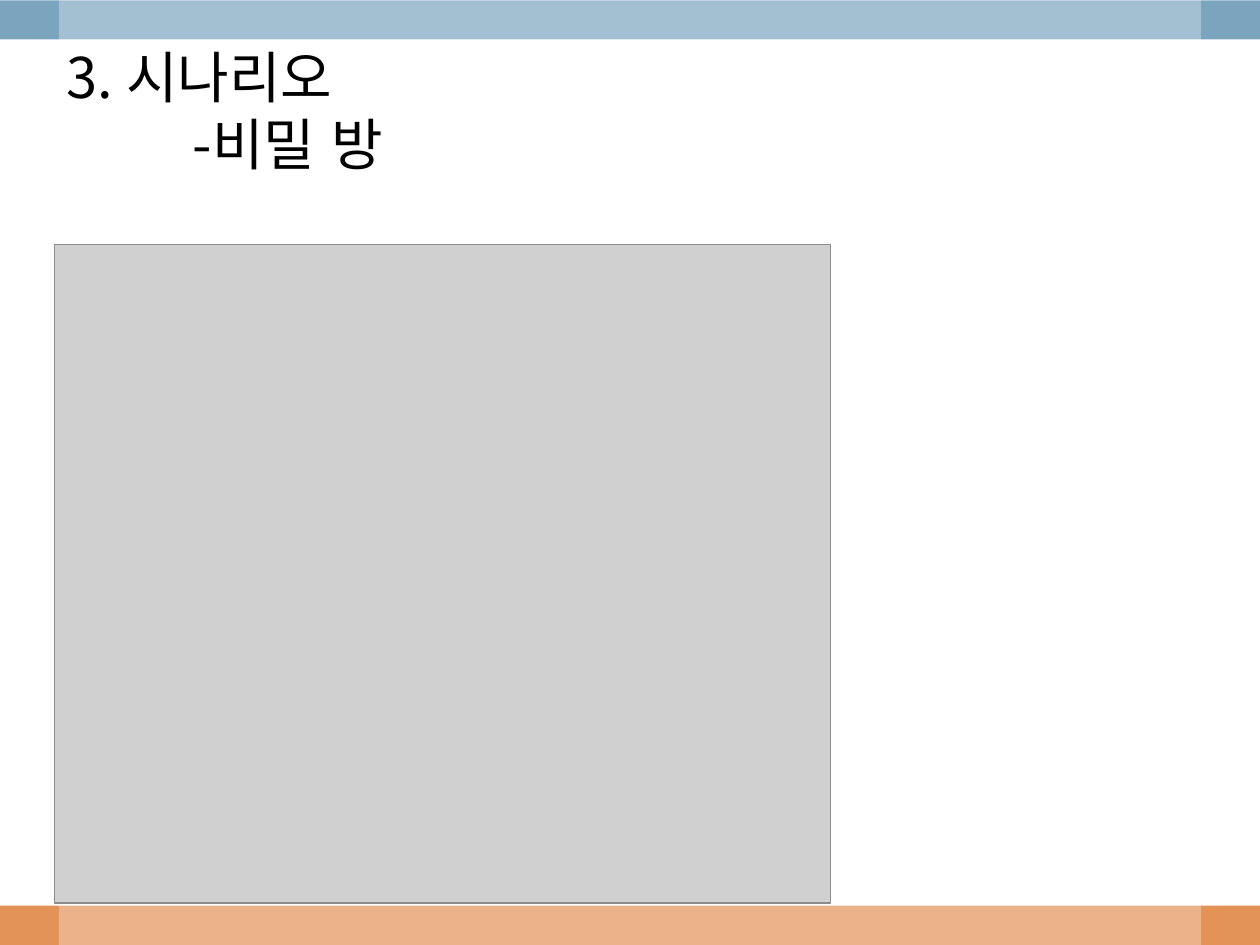
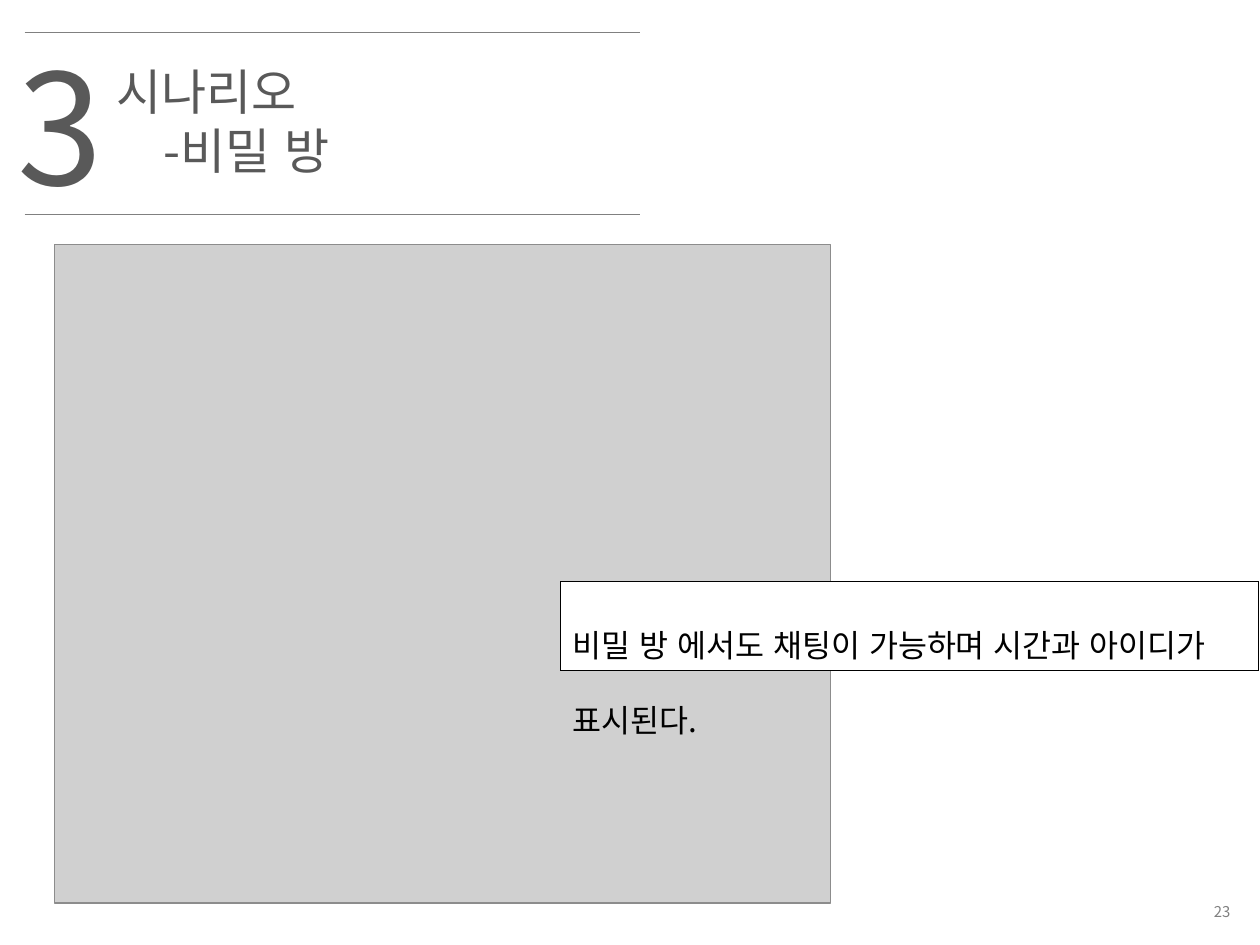
Before and after one commit to imjihun/EglobalStudy, a slide deck: slide 24 of ppt/chatting.pptx. Drawn at 1260x945 pixels with LibreOffice and Linux fonts; fonts in the diff are those of the drawing; grey boxes stand for pictures; background and template pictures are left out. Boxes give left, top, right and bottom in pixels: in the first picture for what was removed or moved away, otherwise in the second. Text is boxed around its words. In the diff, an @@ line names an element or a change of style, - is before the commit and + after.

```diff
--- a/ppt/chatting.pptx
+++ b/ppt/chatting.pptx
@@ rectangle removed at [0,0,1260,39] @@
@@ rectangle removed at [59,0,1201,945] @@
@@ text added at [17,32,102,215], 88 pt, text #595959 @@
+3
@@ line added from (25, 33) to (640, 33), #808080 0.75 pt @@
@@ text "시나리오": place and size @@
-text "시나리오" at [67,51,383,170]
+text "시나리오" at [117,69,329,173]
@@ text at [117,69,297,114]: text changed; size 32 to 28 pt; text colour #000000 to #595959 @@
-3. 시나리오
+시나리오
@@ text at [164,128,329,173]: size 32 to 28 pt, text colour #000000 to #595959 in "-비밀 방"; indent changed @@
@@ line added from (25, 214) to (640, 214), #808080 0.75 pt @@
@@ rectangle added at [561,582,1259,672], fill #FFFFFF, outline #000000 0.75 pt, 18 pt, text #000000 @@
+비밀 방 에서도 채팅이 가능하며 시간과 아이디가 표시된다.
@@ rectangle removed at [0,906,1260,945] @@
@@ page number added at [1214,906,1231,917], 8.5 pt, text #808080 @@
+23
```
Also in this commit, not shown: 31 other slides changed, 2 slides added, 1 slide removed, 1 other file.
